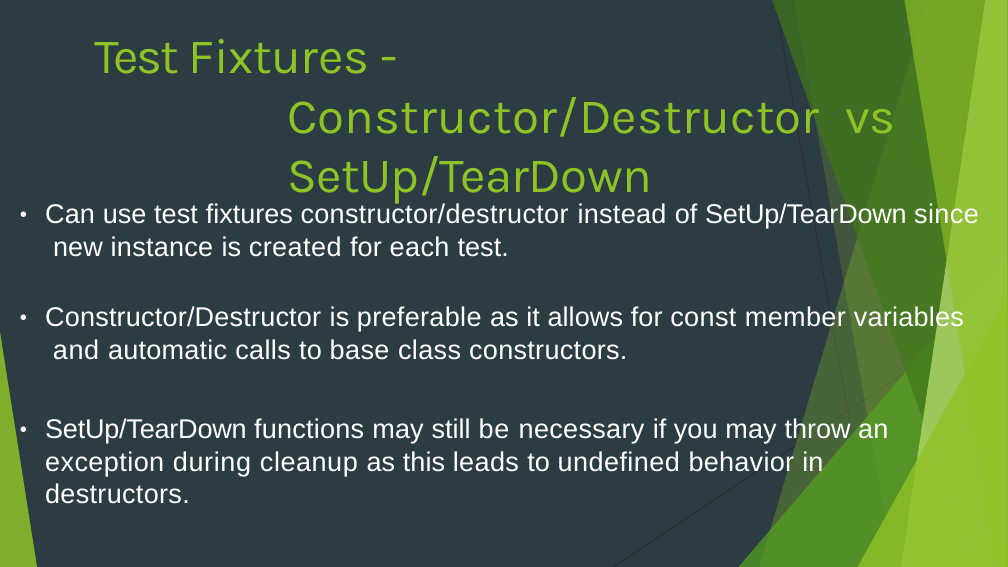
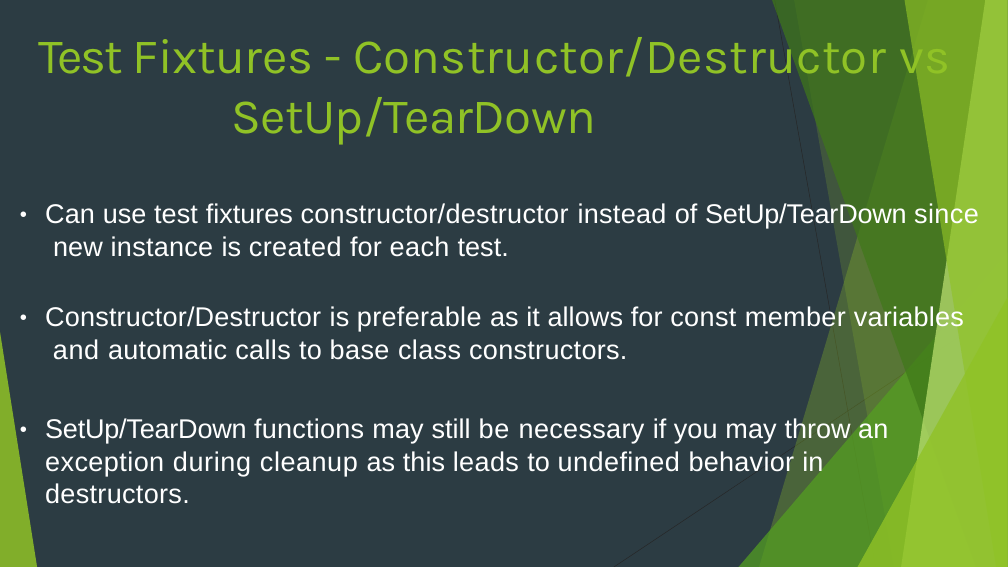
Before and after one commit to ajinidev/GoogleTestDemo, a slide deck: slide 5 of GoogleTestOverview.pptx. Drawn at 1008x567 pixels with LibreOffice and Linux fonts; fonts in the diff are those of the drawing. Boxes give left, top, right and bottom in pixels: in the first picture for what was removed or moved away, otherwise in the second. Text is boxed around its words. In the diff, an @@ line names an element or a change of style, - is before the commit and + after.

```diff
--- a/GoogleTestOverview.pptx
+++ b/GoogleTestOverview.pptx
@@ title "Test Fixtures - Constructor/Destructor vs ..." rewrapped from bbox=[94, 39, 896, 203] to bbox=[39, 29, 950, 144] @@
```
Also in this commit, not shown: 2 other slides changed.
